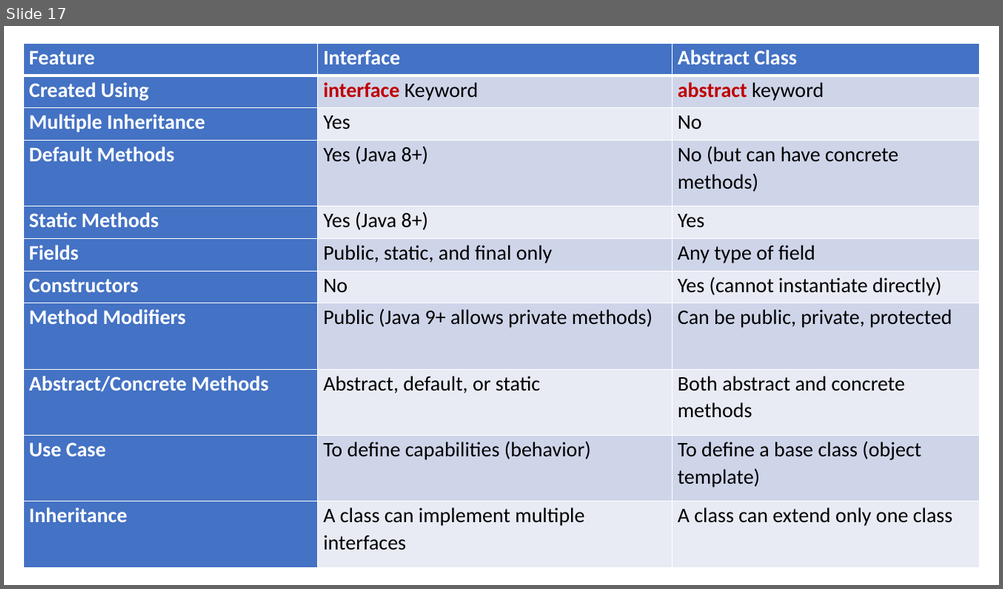
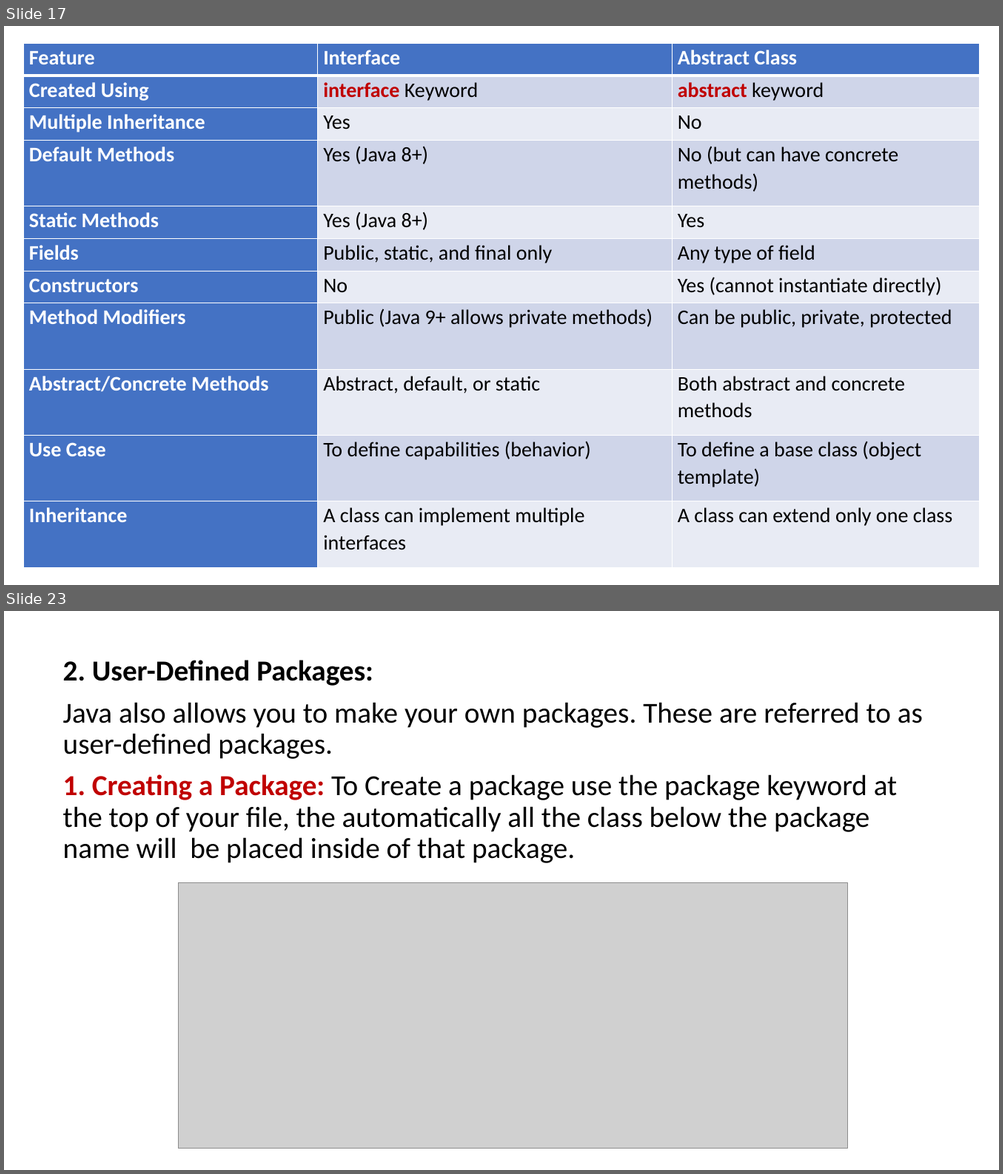
Before and after one commit to PRAMOD-VISHNU-NAIK/MCA-2nd-Sem-Shridevi-College, a slide deck: Theory Class-Notes/Complete Syllabus and Notes/Module-3 Interfaces and Packages.pptx. Shown one above the other, each under a label of ours: slide 17 before the commit, slides 17 and 23 after it; the slides between them are not shown. The pictures are 1003x589 and 1003x1174 pixels, drawn with LibreOffice and Linux fonts; fonts in the diff are those of the drawing; grey boxes stand for pictures. Boxes give left, top, right and bottom in pixels: in the first picture for what was removed or moved away, otherwise in the second. Text is boxed around its words. In the diff, an @@ line names an element or a change of style, - is before the commit and + after.

```diff
--- a/Theory Class-Notes/Complete Syllabus and Notes/Module-3 Interfaces and Packages.pptx
+++ b/Theory Class-Notes/Complete Syllabus and Notes/Module-3 Interfaces and Packages.pptx
@@ slide 23 added at [4,611,999,1170], background #FFFFFF @@
@@ text added at [63,660,922,863], 28 pt, text #000000 @@
+2. User-Defined Packages:
+Java also allows you to make your own packages. These are referred to as user-defined packages.
+1. Creating a Package: To Create a package use the package keyword at the top of your file, the automatically all the class below the package name will be placed inside of that package.
@@ picture added at [178,883,847,1148] @@
```
Also in this commit, not shown: 1 slide changed, 10 other slides added, 3 slides removed, 3 other files.
